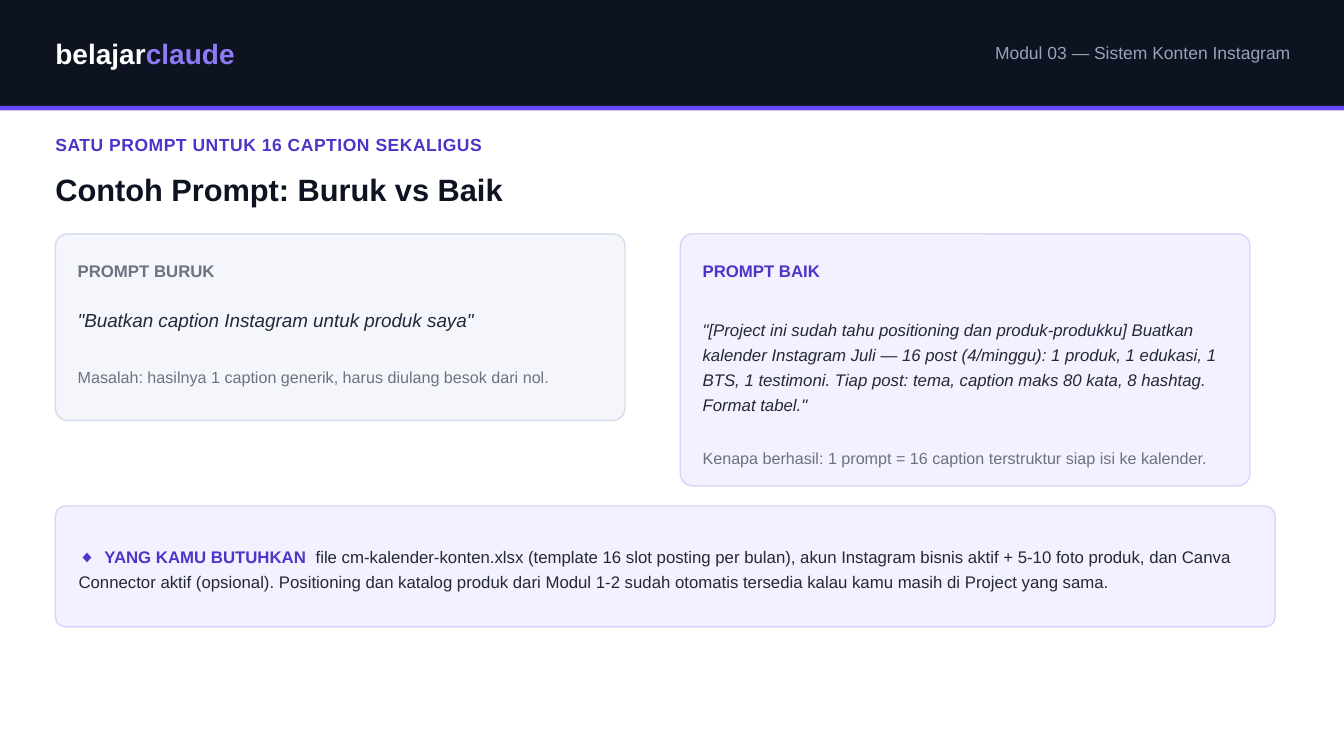
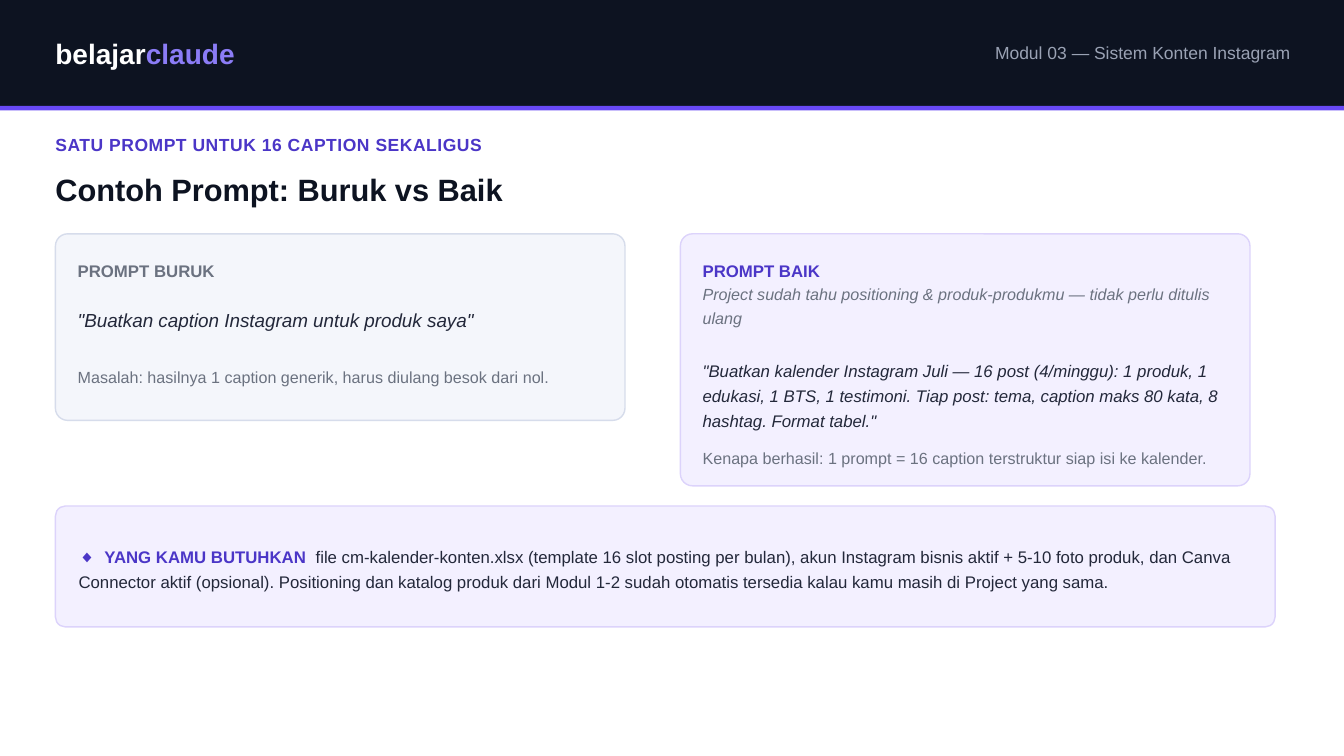
Before and after one commit to juliautomo/belajar-claude, a slide deck: slide 4 of Content-Marketing/M03-Konten-Instagram/K3-M03-Sistem-Konten-Instagram.pptx. Drawn at 1344x756 pixels with LibreOffice and Linux fonts; fonts in the diff are those of the drawing. Boxes give left, top, right and bottom in pixels: in the first picture for what was removed or moved away, otherwise in the second. Text is boxed around its words. In the diff, an @@ line names an element or a change of style, - is before the commit and + after.

```diff
--- a/Content-Marketing/M03-Konten-Instagram/K3-M03-Sistem-Konten-Instagram.pptx
+++ b/Content-Marketing/M03-Konten-Instagram/K3-M03-Sistem-Konten-Instagram.pptx
@@ text added at [703,288,1209,327], 11.5 pt, text #6B7280, italic @@
+Project sudah tahu positioning & produk-produkmu — tidak perlu ditulis ulang
@@ text at [703,365,1217,431]: text changed @@
-"[Project ini sudah tahu positioning dan produk-produkku] Buatkan kalender Instagram Juli — 16 post (4/minggu): 1 produk, 1 edukasi, 1 BTS, 1 testimoni. Tiap post: tema, caption maks 80 kata, 8 hashtag. Format tabel."
+"Buatkan kalender Instagram Juli — 16 post (4/minggu): 1 produk, 1 edukasi, 1 BTS, 1 testimoni. Tiap post: tema, caption maks 80 kata, 8 hashtag. Format tabel."
```
